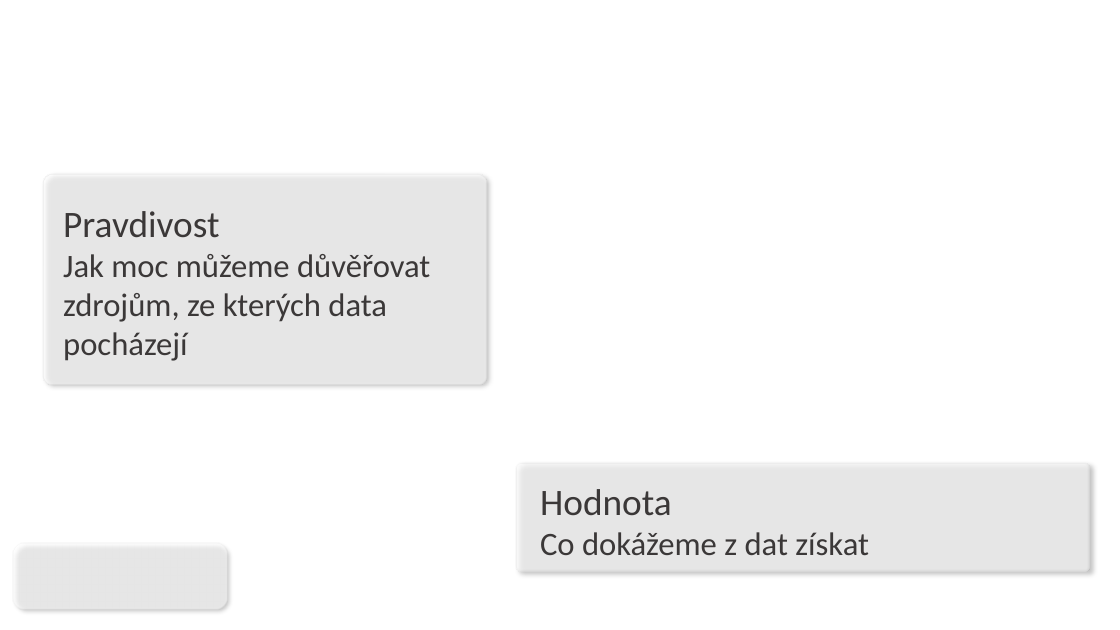
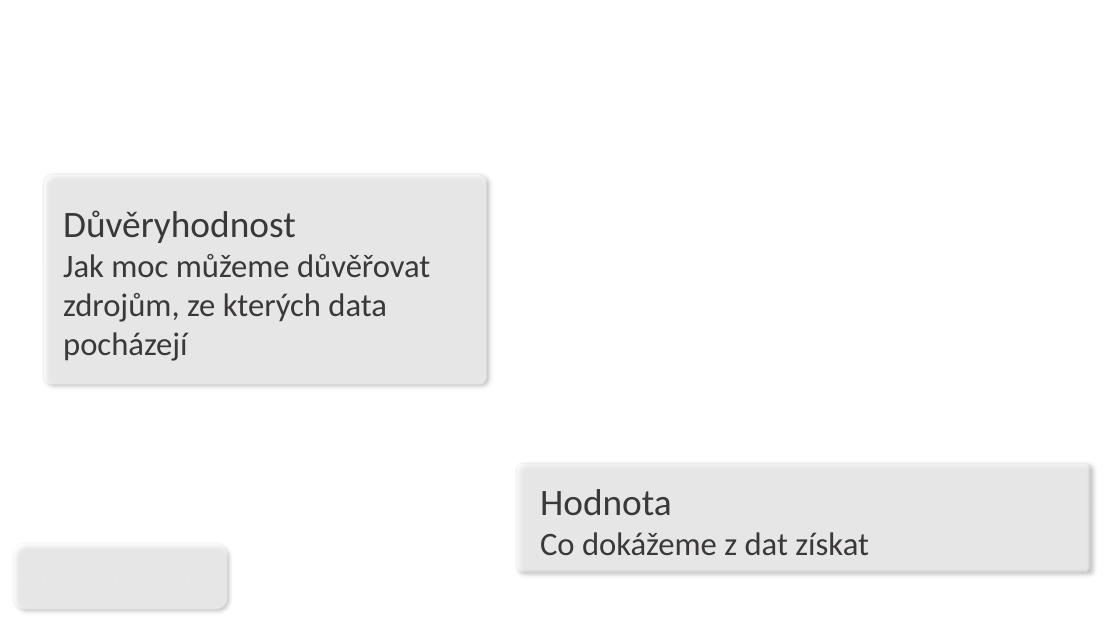
Before and after one commit to CZmatyasZERO/Big-data-prezentace, a slide deck: slide 7 of klimes.ppsx. Drawn at 1120x630 pixels with LibreOffice and Linux fonts; fonts in the diff are those of the drawing; background and template pictures are left out. Boxes give left, top, right and bottom in pixels: in the first picture for what was removed or moved away, otherwise in the second. Text is boxed around its words. In the diff, an @@ line names an element or a change of style, - is before the commit and + after.

```diff
--- a/klimes.ppsx
+++ b/klimes.ppsx
@@ text at [63,210,296,243]: text changed @@
-Pravdivost
+Důvěryhodnost
```
Also in this commit, not shown: 1 other slide changed, 3 slides added, 3 slides removed, 1 other file.
